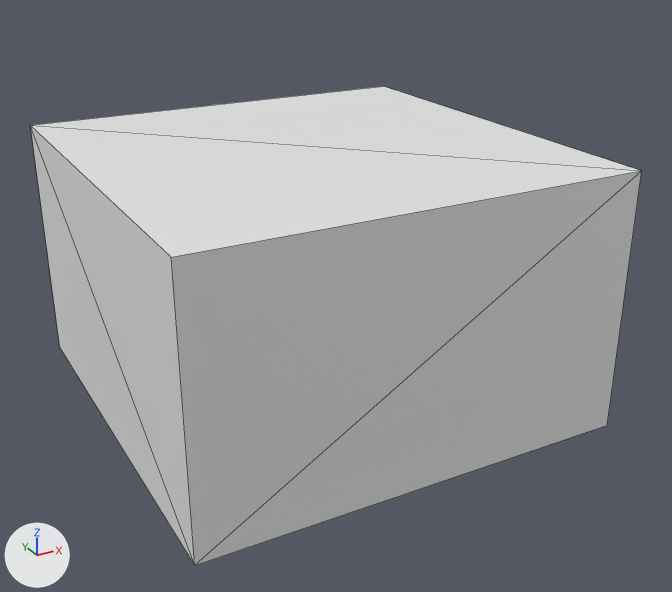
The glTF model Model3d/glb/C04-00393B.glb as it was, and as the next commit left it.
The view is the same before and after, from a 50 mm lens placed at (-0.000428, -0.00131, 0.001127), pointed at (0.000523, 0.000419, 0.000263). Every picture has the same lights, and +X, +Y and +Z are marked at lower left. The first picture is the older version. Mesh edges are drawn as thin lines. Where no turn or scale is listed for an object, it has been applied to the vertices. Vertices at exactly the same position are counted once.

Objects in the first picture: 'OpenSCAD Model'.
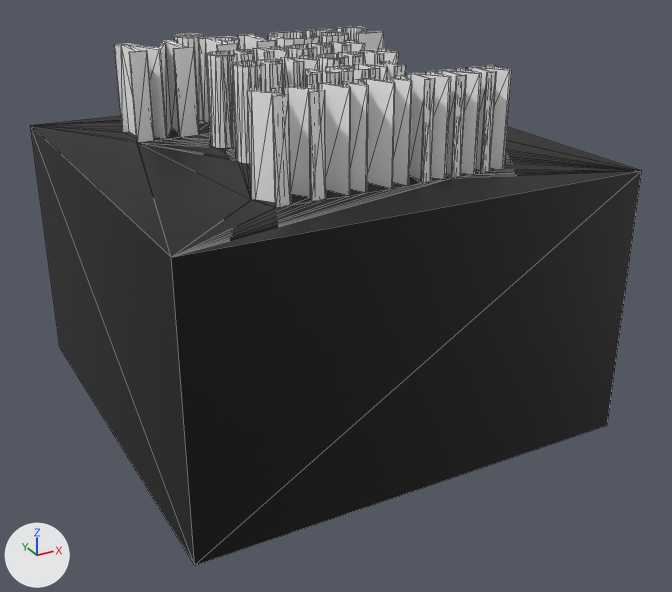
What differs and where, as boxes [x1, y1, x2, y2] in the pictures (672 x 592 px):
'OpenSCAD Model', reshaped (12% taller): before [30, 86, 642, 565]; after [30, 27, 642, 565]
part 1 of me_openscad_model, added: after [31, 27, 641, 257]
part 2 of me_openscad_model, recoloured (white to black): [30, 125, 642, 565] in both

The change in detail:
Material 'Color 1' (mat_color_1) is new.
Its base color is (0.0, 0.0, 0.0) (black #000000).
Material 'Color 2' (mat_color_2) is new.
Its base color is (1.0, 1.0, 1.0) (white #ffffff).
me_openscad_model is used by ob_openscad_model.
me_openscad_model had 8 vertices, 12 faces and spanned x 0.0..0.001, y 0.0..0.001, z 0.0..0.0006.
me_openscad_model now has 1518 vertices, 3032 faces and spans x 0.0..0.001, y 0.0..0.001, z 0.0..0.0008.
me_openscad_model part 1: 1510 vertices added at x 0.000175..0.00082, y 0.000141..0.000919, z 0.0006..0.0008.
me_openscad_model part 2: 10 faces spanning x 0.0..0.001, y 0.0..0.001, z 0.0..0.0006 switch from no material to mat_color_1 (black #000000).
me_openscad_model gains material mat_color_2 (white #ffffff).
